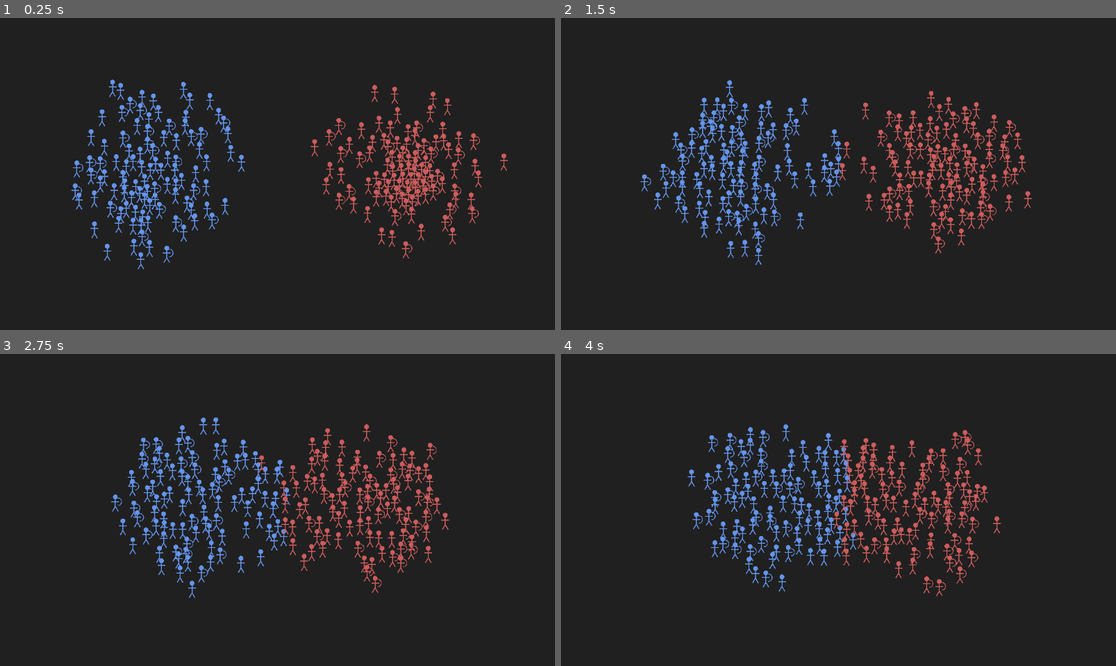
Above: before the commit, frames 1-4 (two rows, left to right).
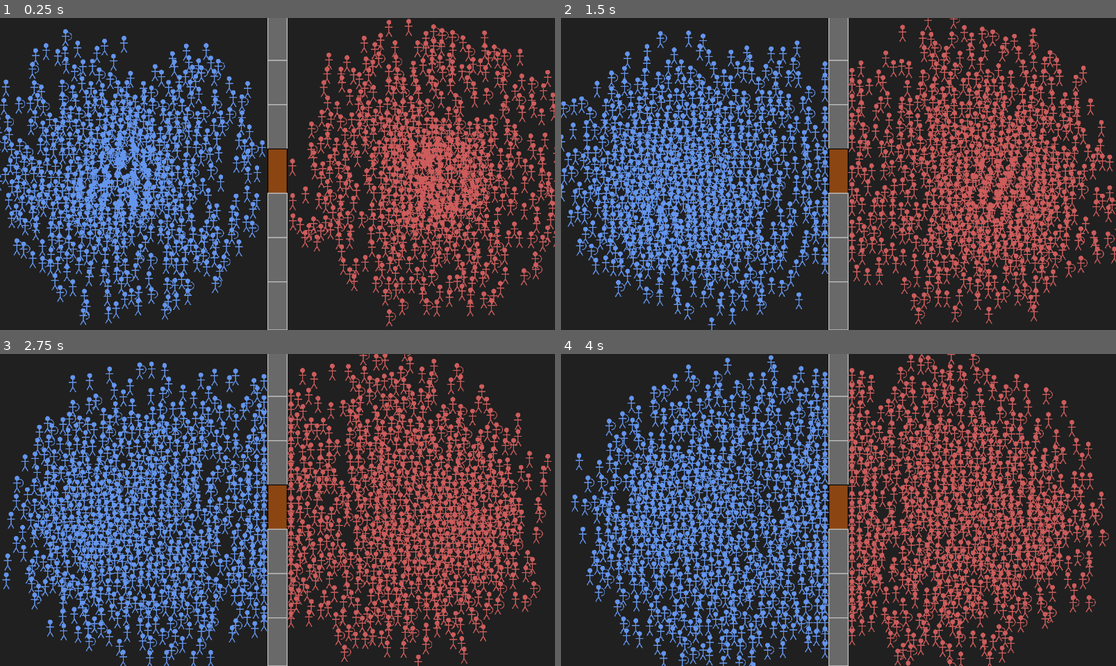
Above: after the commit, the same moments.

Repository: iss0wind-art/1st_game
Game: Godot game, scene res://scenes/Main.tscn
Two runs of this game, one before a commit and one after it. Both use one fixed random seed, a clock stepped at 60 frames per second and the inputs below.
Inputs:
- Up to frame 1 (0.25 s): no input
- Up to frame 2 (1.5 s): no input
- Up to frame 3 (2.75 s): no input
- Up to frame 4 (4 s): no input

The runs differ from the first frame. In frame 1, 34% of the frame differs, in the area x 0-100%, y 0-100%; in frame 2, 38%; in frame 3, 39%; in frame 4, 39%.

Commit message:
feat: implement 1,200 unit scale-up and siege wall system

Diff:
--- a/새-게임-프로젝트/scenes/Main.tscn
+++ b/새-게임-프로젝트/scenes/Main.tscn
@@ -1,7 +1,8 @@
-[gd_scene load_steps=3 format=3 uid="uid://c6r8v3x2x7j1p"]
+[gd_scene load_steps=4 format=3 uid="uid://c6r8v3x2x7j1p"]
 
 [ext_resource type="Script" path="res://scripts/Spawner.gd" id="1_spawner_script"]
 [ext_resource type="PackedScene" uid="uid://b8y4v8x2x7j1n" path="res://scenes/Unit.tscn" id="2_unit_scene"]
+[ext_resource type="PackedScene" uid="uid://d3y4v8x2x7j1q" path="res://scenes/SiegeWall.tscn" id="3_siege_wall_scene"]
 
 [node name="Main" type="Node2D"]
 
@@ -13,10 +14,11 @@
 [node name="Spawner" type="Node2D" parent="."]
 script = ExtResource("1_spawner_script")
 unit_scene = ExtResource("2_unit_scene")
-player_spawn_center = Vector2(300, 324)
-enemy_spawn_center = Vector2(852, 324)
-spawn_radius = 200.0
-unit_count_per_team = 100
+siege_wall_scene = ExtResource("3_siege_wall_scene")
+player_spawn_center = Vector2(250, 324)
+enemy_spawn_center = Vector2(900, 324)
+spawn_radius = 300.0
+unit_count_per_team = 600
 
 [node name="Camera2D" type="Camera2D" parent="."]
 anchor_mode = 0
--- /dev/null
+++ b/새-게임-프로젝트/scenes/SiegeWall.tscn
@@ -0,0 +1,12 @@
+[gd_scene format=3 uid="uid://d3y4v8x2x7j1q"]
+
+[ext_resource type="Script" path="res://scripts/SiegeWall.gd" id="1_script"]
+
+[sub_resource type="RectangleShape2D" id="RectangleShape2D_1"]
+size = Vector2(40, 100)
+
+[node name="SiegeWall" type="StaticBody2D"]
+script = ExtResource("1_script")
+
+[node name="CollisionShape2D" type="CollisionShape2D" parent="."]
+shape = SubResource("RectangleShape2D_1")
--- /dev/null
+++ b/새-게임-프로젝트/scripts/SiegeWall.gd
@@ -0,0 +1,31 @@
+extends StaticBody2D
+
+@export var health: float = 2000.0
+@export var is_gate: bool = false
+
+func _ready():
+	add_to_group("walls")
+	update_visuals()
+
+func take_damage(amount):
+	health -= amount
+	if health <= 0:
+		die()
+
+func die():
+	# 성벽이 무너질 때 효과 (나중에 추가)
+	queue_free()
+
+func _draw():
+	var size = Vector2(40, 100)
+	var rect = Rect2(-size/2, size)
+
+	if is_gate:
+		draw_rect(rect, Color.SADDLE_BROWN)
+		draw_rect(rect, Color.BLACK, false, 2.0)
+	else:
+		draw_rect(rect, Color.DIM_GRAY)
+		draw_rect(rect, Color.GRAY, false, 2.0)
+
+func update_visuals():
+	queue_redraw()
--- a/새-게임-프로젝트/scripts/Spawner.gd
+++ b/새-게임-프로젝트/scripts/Spawner.gd
@@ -1,16 +1,30 @@
 extends Node2D
 
 @export var unit_scene: PackedScene
-@export var player_spawn_center: Vector2 = Vector2(200, 300)
-@export var enemy_spawn_center: Vector2 = Vector2(800, 300)
-@export var spawn_radius: float = 300.0 # 반경도 조금 늘림
+@export var siege_wall_scene: PackedScene # 새 성벽 씬
+@export var player_spawn_center: Vector2 = Vector2(250, 324)
+@export var enemy_spawn_center: Vector2 = Vector2(900, 324)
+@export var spawn_radius: float = 300.0
 @export var unit_count_per_team: int = 600
 
 func _ready():
-	print("Spawner: Starting to spawn mixed units...")
+	print("Spawner: Starting to spawn units and walls...")
+	spawn_siege_walls()
 	spawn_units(0, player_spawn_center, "players")
 	spawn_units(1, enemy_spawn_center, "enemies")
-	print("Spawner: Finished spawning units.")
+	print("Spawner: Finished spawning.")
+
+func spawn_siege_walls():
+	var screen_height = 648
+	var wall_count = 7
+	var spacing = screen_height / wall_count
+
+	for i in range(wall_count):
+		var wall = siege_wall_scene.instantiate()
+		wall.global_position = Vector2(576, i * spacing + spacing/2)
+		if i == 3: # 중앙은 성문(Gate)으로 설정
+			wall.is_gate = true
+		add_child(wall)
 
 func spawn_units(team: int, center: Vector2, group_name: String):
 	for i in range(unit_count_per_team):
--- a/새-게임-프로젝트/scripts/Unit.gd
+++ b/새-게임-프로젝트/scripts/Unit.gd
@@ -135,6 +135,14 @@
 				closest_dist = dist
 				closest_target = member
 
+	# 적군(Team 1)의 경우, 플레이어 유닛이 없으면 성벽을 타겟으로 잡음
+	if team == 1 and closest_target == null:
+		for wall in get_tree().get_nodes_in_group("walls"):
+			var dist = global_position.distance_to(wall.global_position)
+			if dist < closest_dist:
+				closest_dist = dist
+				closest_target = wall
+
 	target = closest_target
 
 func take_damage(amount):
Not shown, added: 새-게임-프로젝트/scripts/SiegeWall.gd.uid
